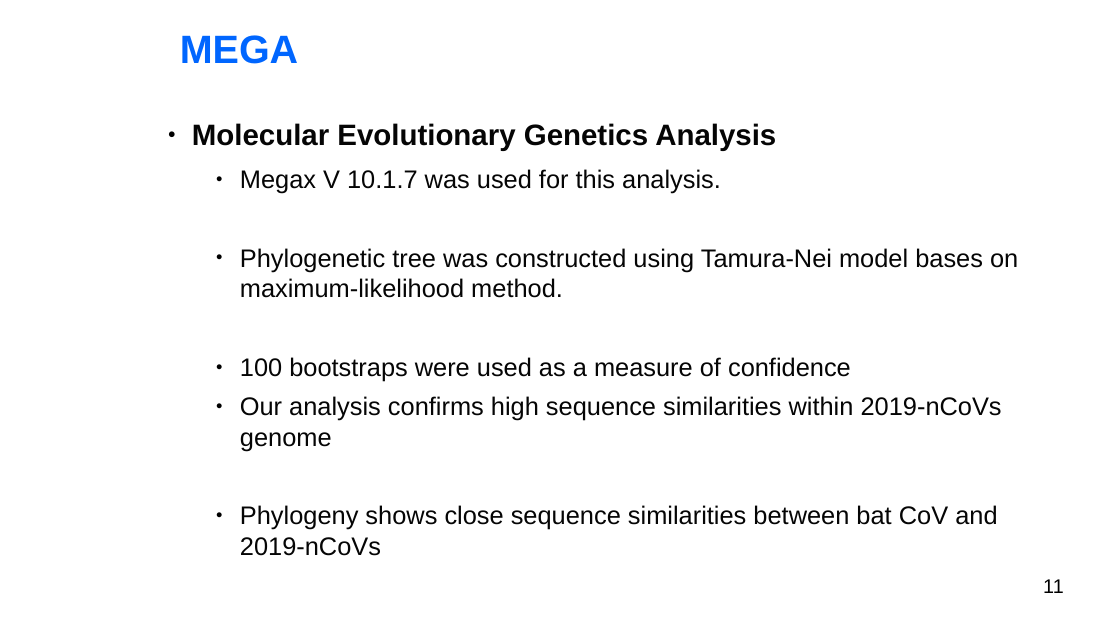
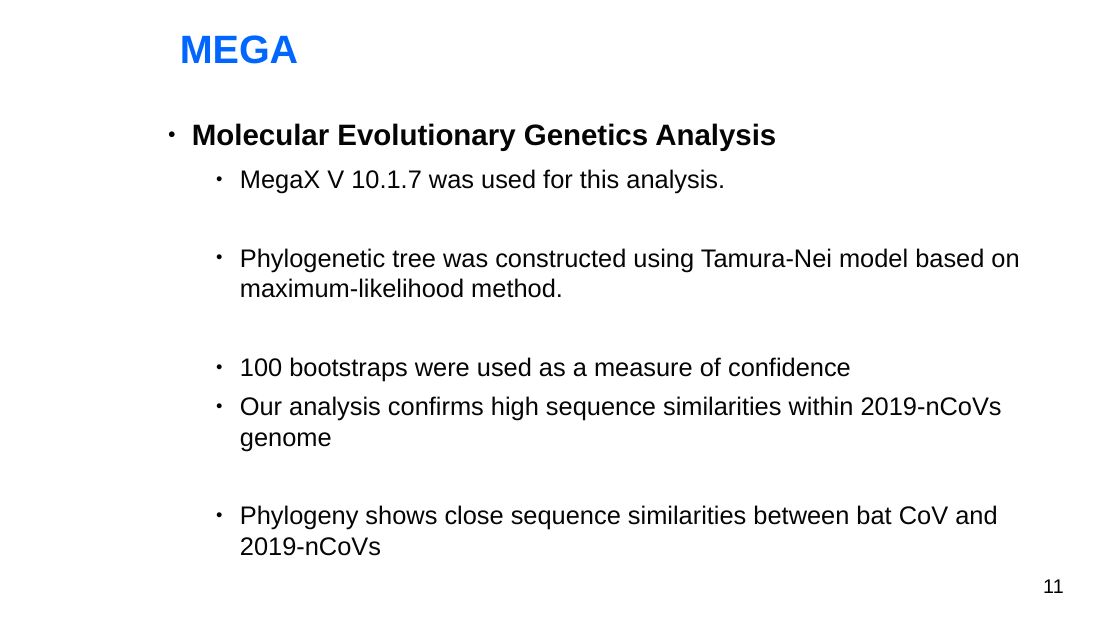
Before and after one commit to BryanAbuchery/Group_Project, a slide deck: slide 11 of Group_presentation.odp. Drawn at 1120x630 pixels with LibreOffice and Linux fonts; fonts in the diff are those of the drawing; background and template pictures are left out. Boxes give left, top, right and bottom in pixels: in the first picture for what was removed or moved away, otherwise in the second. Text is boxed around its words. In the diff, an @@ line names an element or a change of style, - is before the commit and + after.

```diff
--- a/Group_presentation.odp
+++ b/Group_presentation.odp
@@ text at (240, 169, 1019, 298): text changed @@
-    ● Megax V 10.1.7 was used for this analysis.
-    ● Phylogenetic tree was constructed using Tamura-Nei model bases on maximum-likelihood method.
+    ● MegaX V 10.1.7 was used for this analysis.
+    ● Phylogenetic tree was constructed using Tamura-Nei model based on maximum-likelihood method.
```
Also in this commit, not shown: 4 other slides changed.
